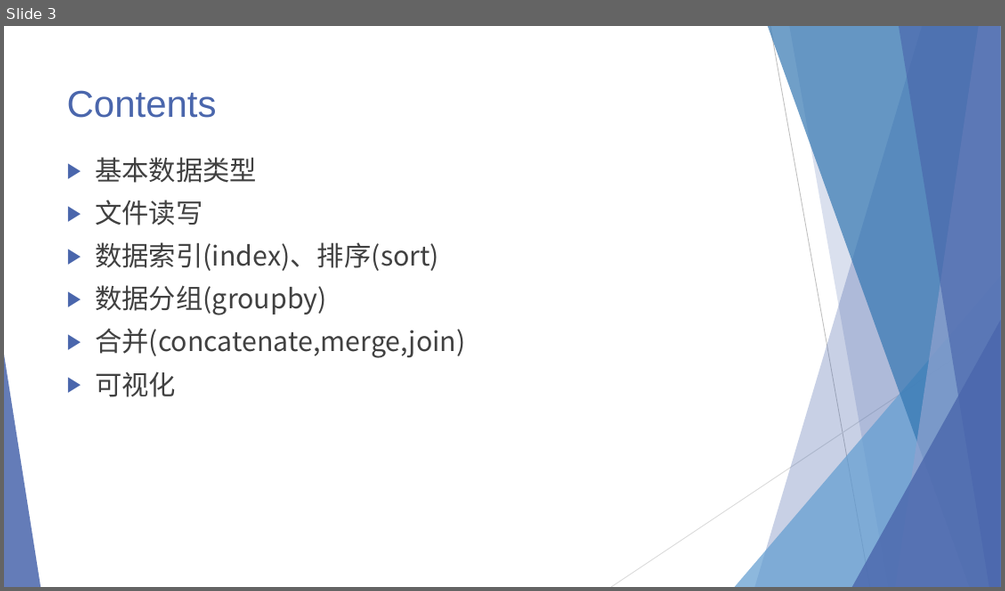
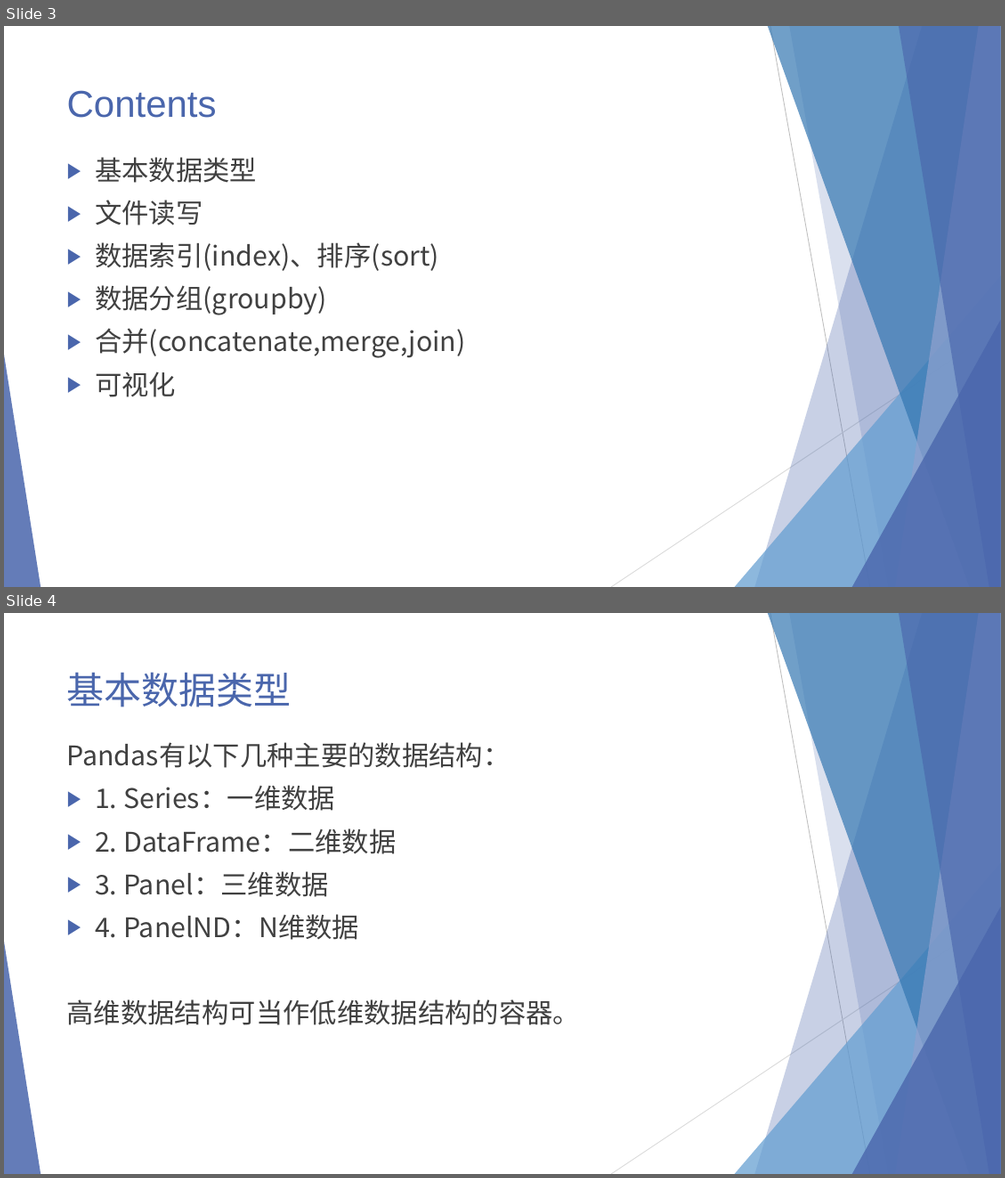
Before and after one commit to SSRSGJYD/pandas, a slide deck: doc/pandas.pptx. Shown one above the other, each under a label of ours: slide 3 before the commit, slides 3 and 4 after it. The pictures are 1005x591 and 1005x1178 pixels, drawn with LibreOffice and Linux fonts; fonts in the diff are those of the drawing. Boxes give left, top, right and bottom in pixels: in the first picture for what was removed or moved away, otherwise in the second. Text is boxed around its words. In the diff, an @@ line names an element or a change of style, - is before the commit and + after.

```diff
--- a/doc/pandas.pptx
+++ b/doc/pandas.pptx
@@ slide 4 added at box(4, 613, 1001, 1174), background #FFFFFF; not listed: 10 template elements that a slide beside it also shows @@
@@ title added at box(67, 672, 291, 707), 36 pt, text #4A66AC @@
+基本数据类型
@@ text added at box(67, 742, 581, 1025), 26 pt, text #404040 @@
+Pandas有以下几种主要的数据结构：
+▶ 1. Series：一维数据
+▶ 2. DataFrame：二维数据
+▶ 3. Panel：三维数据
+▶ 4. PanelND：N维数据
+高维数据结构可当作低维数据结构的容器。
```
Also in this commit, not shown: 13 other slides added, 2 other files.
